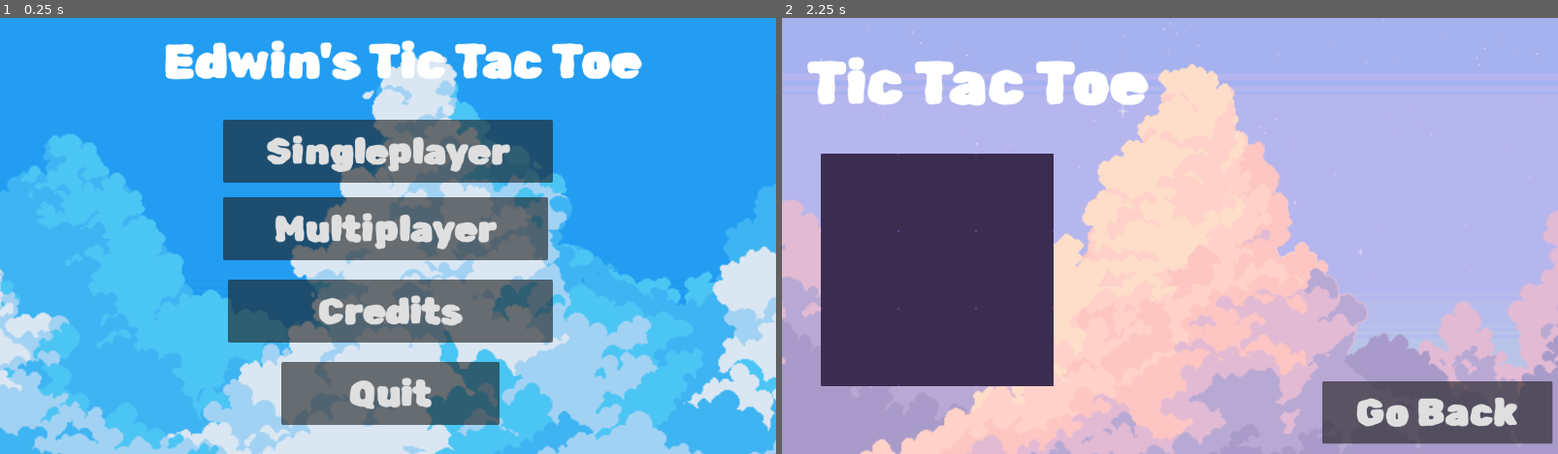
Above: before the commit, frames 1-2 (left to right).
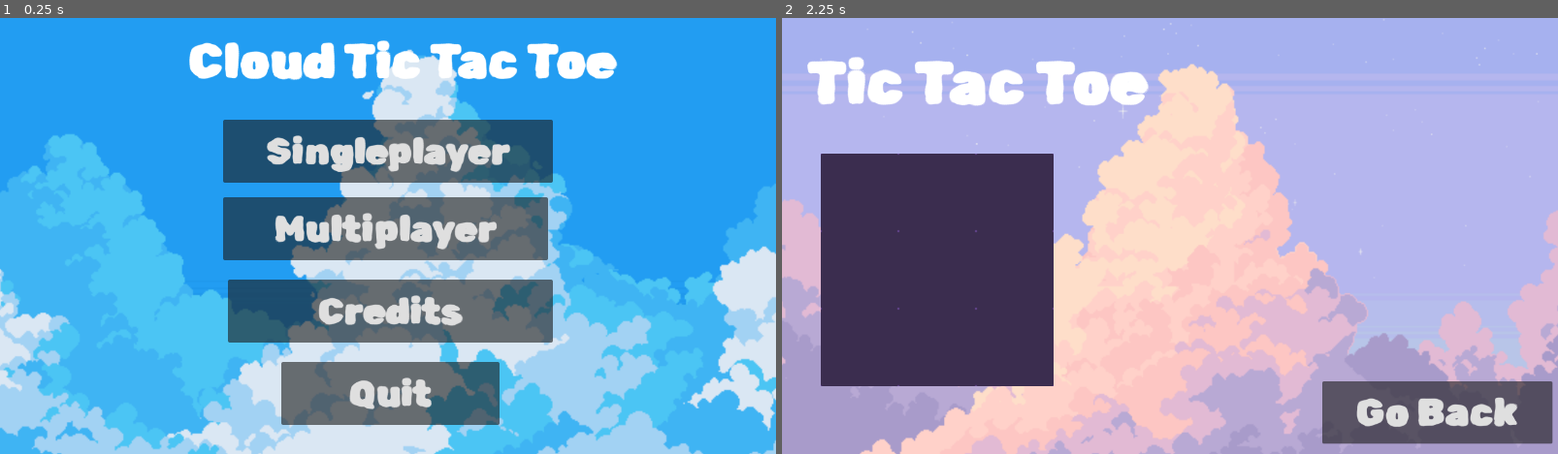
Above: after the commit, the same moments.

Repository: hyperupcall-games/cloud-tic-tac-toe
Game: Godot game, scene res://main_menu.tscn
Two runs of this game, one before a commit and one after it. Both use one fixed random seed, a clock stepped at 60 frames per second and the inputs below.
Inputs:
- Up to frame 1 (0.25 s): no input
- Up to frame 2 (2.25 s): click "Singleplayer" at 0.5 s; click "Go Back" at 1.25 s; click "Singleplayer" at 2 s

The runs differ from the first frame. In frame 1, 2.8% of the frame differs, in the area x 21-83%, y 5-15%; in frame 2, nothing differs.

Commit message:
Tweak text

Diff:
--- a/main_menu.tscn
+++ b/main_menu.tscn
@@ -102,7 +102,7 @@
 offset_bottom = 144.0
 theme = ExtResource("5_qe12f")
 theme_override_font_sizes/normal_font_size = 80
-text = "Edwin's Tic Tac Toe"
+text = "Cloud Tic Tac Toe"
 horizontal_alignment = 1
 vertical_alignment = 1
 
